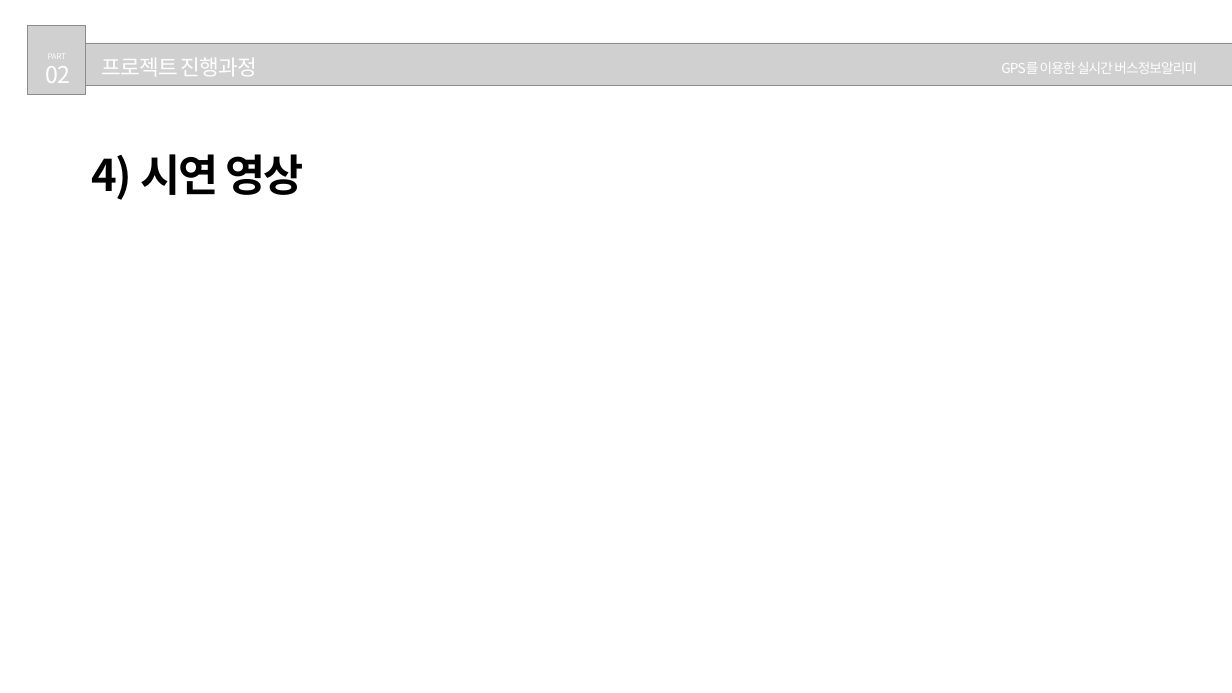
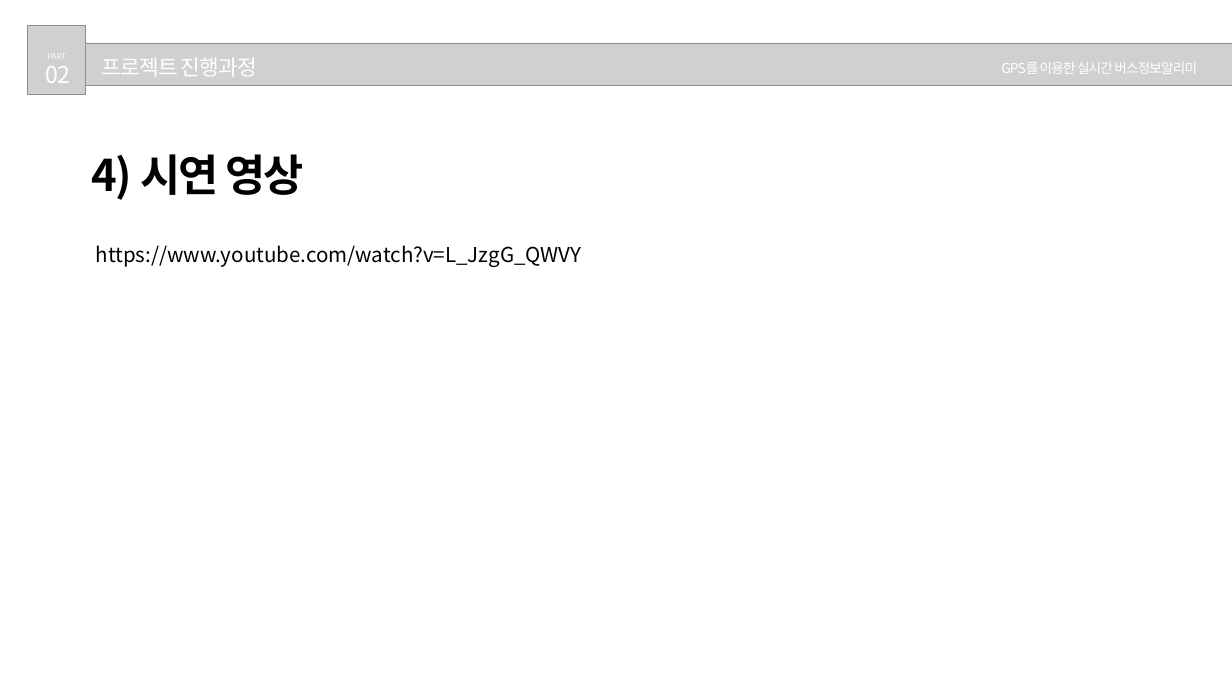
Before and after one commit to Hwan0808/Capstone_Project, a slide deck: slide 9 of 종합프로젝트설계_발표자료.pptx. Drawn at 1232x693 pixels with LibreOffice and Linux fonts; fonts in the diff are those of the drawing; grey boxes stand for pictures. Boxes give left, top, right and bottom in pixels: in the first picture for what was removed or moved away, otherwise in the second. Text is boxed around its words. In the diff, an @@ line names an element or a change of style, - is before the commit and + after.

Commit message:
발표 자료

```diff
--- a/종합프로젝트설계_발표자료.pptx
+++ b/종합프로젝트설계_발표자료.pptx
@@ text added at (96, 245, 582, 267), 24 pt, text #000000 @@
+https://www.youtube.com/watch?v=L_JzgG_QWVY
```
